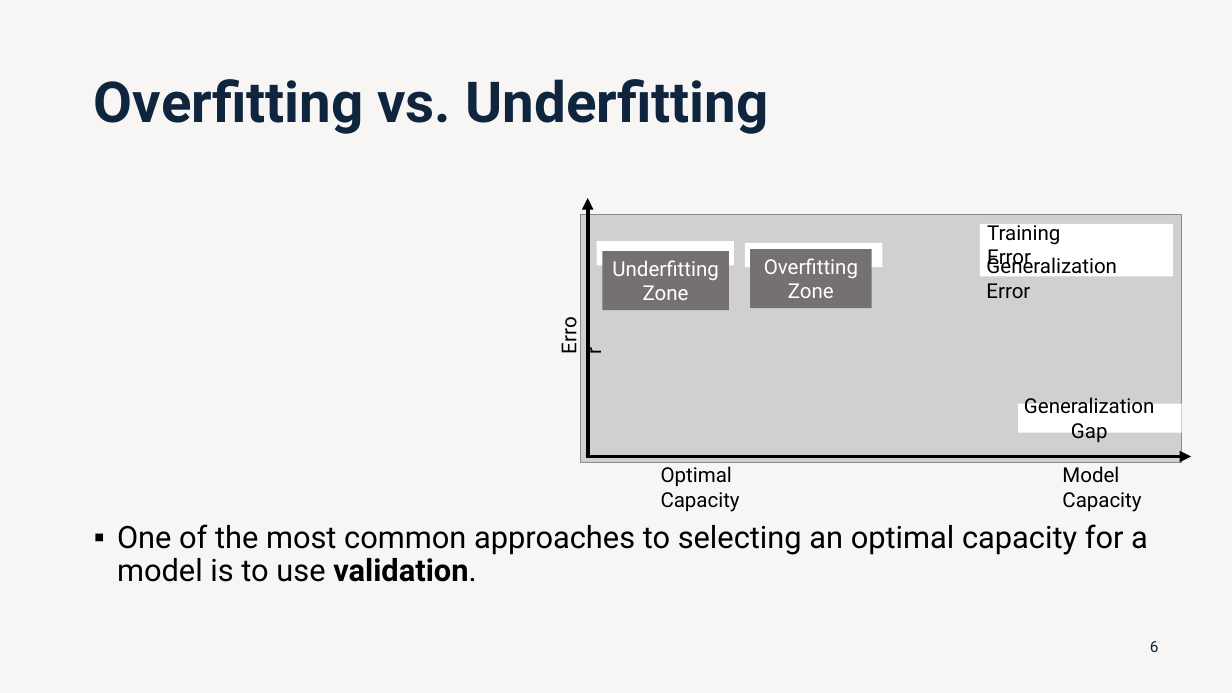
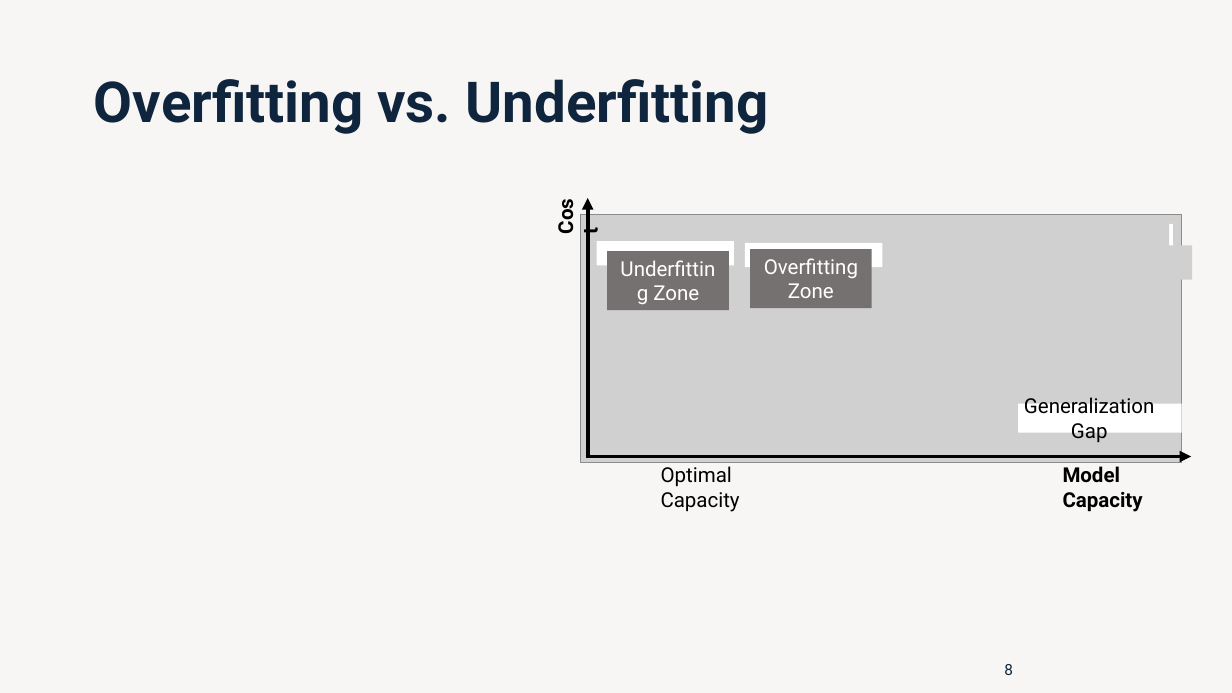
Before and after one commit to lobaton/Deep-Learning-with-Python, a slide deck: slide 8 of Slides/02 - Training and Evaluation.pptx (slide 6 before the commit). Drawn at 1232x693 pixels with LibreOffice and Linux fonts; fonts in the diff are those of the drawing; grey boxes stand for pictures. Boxes give left, top, right and bottom in pixels: in the first picture for what was removed or moved away, otherwise in the second. Text is boxed around its words. In the diff, an @@ line names an element or a change of style, - is before the commit and + after.

Commit message:
Updated training and evaluation slides.

```diff
--- a/Slides/02 - Training and Evaluation.pptx
+++ b/Slides/02 - Training and Evaluation.pptx
@@ rectangle "Underfitting Zone": place and size @@
-rectangle "Underfitting Zone" at (603, 251, 729, 311)
+rectangle "Underfitting Zone" at (607, 251, 729, 311)
@@ text at (549, 188, 583, 244): text changed; bold on @@
-Error
+Cost
@@ picture added at (979, 215, 1170, 250) @@
@@ text removed at (987, 221, 1060, 270) @@
-Training Error
@@ picture added at (968, 246, 1192, 280) @@
@@ text removed at (986, 254, 1117, 279) @@
-Generalization Error
@@ text "Model Capacity" at (1063, 466, 1143, 512): bold on @@
@@ text removed at (117, 524, 1148, 582) @@
-▪ One of the most common approaches to selecting an optimal capacity for a model is to use validation.
@@ page number removed at (1150, 641, 1159, 652) @@
-6
@@ page number added at (1004, 664, 1013, 675), 12 pt, text #0F253E @@
+8
```
Also in this commit, not shown: 2 other slides changed, 5 slides added, 2 slides removed.
